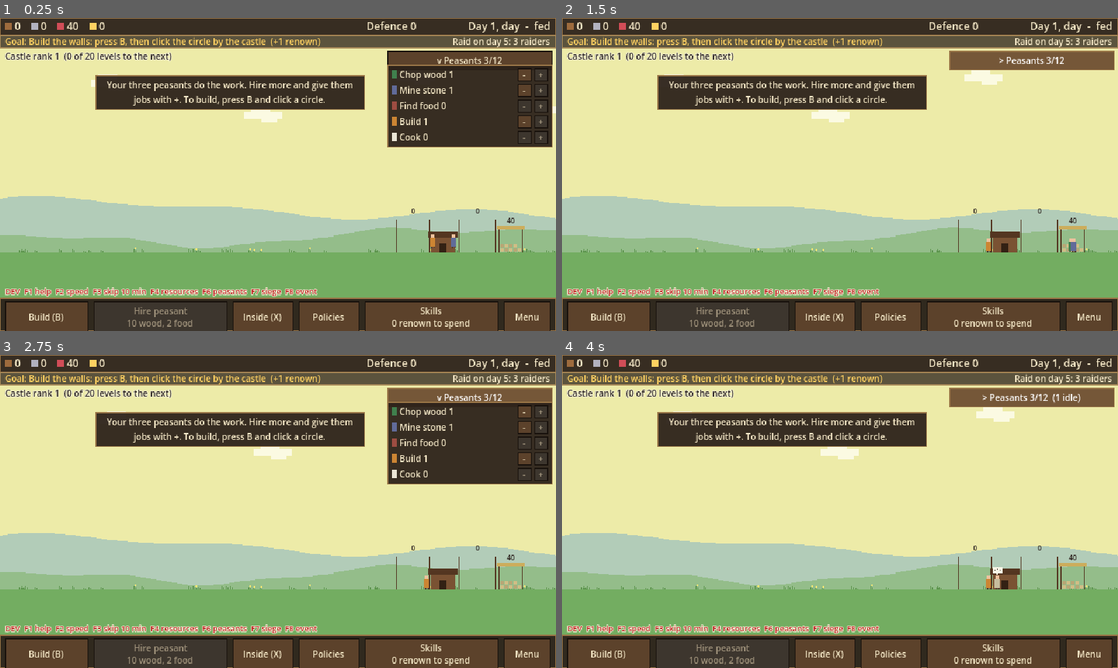
Above: before the commit, frames 1-4 (two rows, left to right).
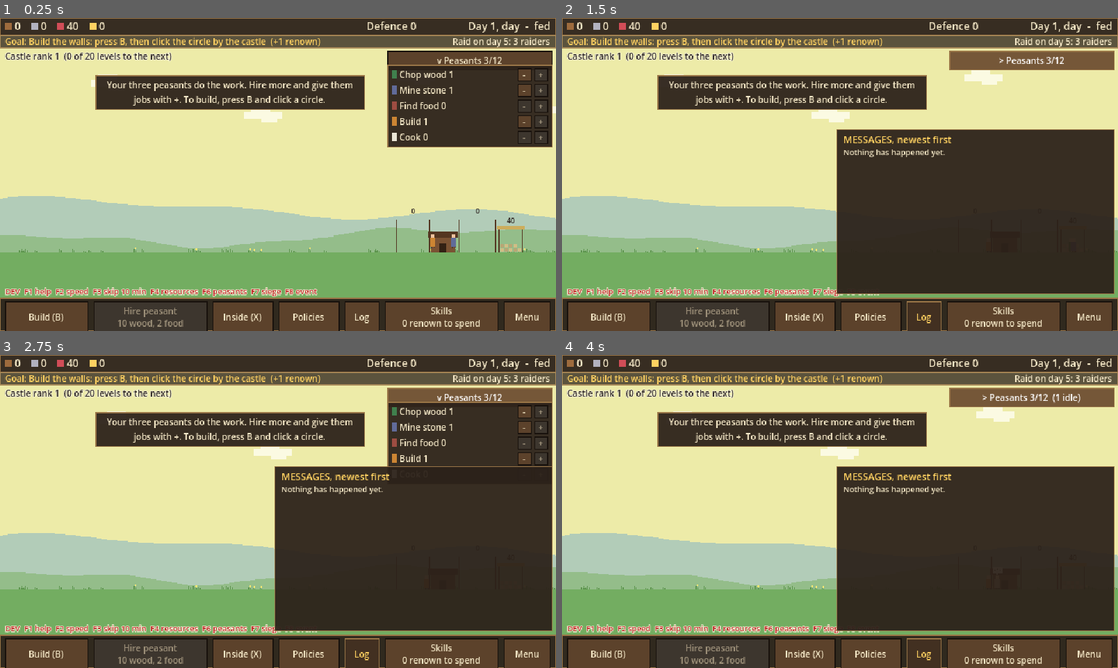
Above: after the commit, the same moments.

Repository: henrikmoepe-del/basebygger
Game: Godot game, scene res://scenes/main.tscn
Two runs of this game, one before a commit and one after it. Both use one fixed random seed, a clock stepped at 60 frames per second and the inputs below.
Inputs (mouse positions are in pixels of both pictures, inside the frame that each line leads up to):
- Up to frame 1 (0.25 s): no input
- Up to frame 2 (1.5 s): click (923, 318) at 0.5 s, where only the run after the commit has a clickable "Log"; click "v Peasants 3/12" at 1.25 s
- Up to frame 3 (2.75 s): click "> Peasants 3/12" at 2 s
- Up to frame 4 (4 s): click "-" at 2.75 s; click "v Peasants 3/12 (1 idle)" at 3.5 s

The runs differ from the first frame. In frame 1, 1.7% of the frame differs, in the area x 21-87%, y 90-100%; in frame 2, 28%, in the area x 21-100%, y 35-100%; in frame 3, 27%; in frame 4, 28%.

Commit message:
Message log: the Log button lists the last 30 messages with their day, saved with the game
Co-Authored-By: Claude Opus 5.5 <noreply@anthropic.com>
Claude-Session: https://claude.ai/code/session_01Wsv7LZNopCGMDHk4p6tRWt

Diff:
--- a/scenes/main.tscn
+++ b/scenes/main.tscn
@@ -351,6 +351,16 @@
 theme_override_font_sizes/font_size = 10
 text = "Policies"
 
+[node name="LogButton" type="Button" parent="HUD/BottomBar/Actions"]
+unique_name_in_owner = true
+custom_minimum_size = Vector2(40, 0)
+layout_mode = 2
+tooltip_text = "The last messages: events, raids, goals."
+focus_mode = 0
+toggle_mode = true
+theme_override_font_sizes/font_size = 10
+text = "Log"
+
 [node name="SkillsButton" type="Button" parent="HUD/BottomBar/Actions"]
 unique_name_in_owner = true
 layout_mode = 2
--- a/scripts/game_state.gd
+++ b/scripts/game_state.gd
@@ -145,6 +145,8 @@
 const FIRST_RANK_UP := 20
 const RANK_UP_STEP := 28
 
+## How many messages the log keeps.
+const LOG_SIZE := 30
 const SAVE_VERSION := 12
 const AUTOSAVE_INTERVAL := 10.0
 const MAX_OFFLINE_SECONDS := 8 * 3600
@@ -201,6 +203,8 @@
 var skills := {}
 ## The events going on now: event id -> seconds left (see EventData).
 var events := {}
+## The last messages, oldest first, each {"day", "text"} (the Log button).
+var messages := []
 ## How many times each event has happened, by id.
 var event_counts := {}
 ## The policies turned on, by id (see PolicyData).
@@ -243,6 +247,7 @@
 	for arg in OS.get_cmdline_user_args():
 		if arg.begins_with("--save="):
 			save_path = arg.trim_prefix("--save=")
+	announced.connect(_log_message)
 	load_game()
 
 
@@ -501,6 +506,14 @@
 	skills_changed.emit()
 
 
+# --- The message log ---
+
+func _log_message(text: String) -> void:
+	messages.append({"day": day, "text": text})
+	if messages.size() > LOG_SIZE:
+		messages.pop_front()
+
+
 # --- Events ---
 
 ## Events on a timetable start on their day; every so often a chance event
@@ -1244,6 +1257,7 @@
 		"skills": skills,
 		"events": events,
 		"event_counts": event_counts,
+		"messages": messages,
 		"policies": policies,
 		"income_rate": income_rate,
 		"job": {
@@ -1298,6 +1312,7 @@
 	skills.clear()
 	events.clear()
 	event_counts.clear()
+	messages.clear()
 	_event_timer = 0.0
 	policies.clear()
 	day = 1
@@ -1370,6 +1385,12 @@
 			# An event the game ends itself (a raid) starts again when its time comes.
 			if EventData.EVENTS.has(id) and not EventData.EVENTS[id].get("until_done", false):
 				events[id] = clampf(float(saved_events[id]), 0.0, EventData.EVENTS[id].lasts)
+	messages.clear()
+	var saved_messages: Variant = data.get("messages")
+	if saved_messages is Array:
+		for message: Variant in saved_messages.slice(-LOG_SIZE):
+			if message is Dictionary and message.get("text") is String:
+				messages.append({"day": int(message.get("day", 1)), "text": message.text})
 	event_counts.clear()
 	var saved_counts: Variant = data.get("event_counts")
 	if saved_counts is Dictionary:
--- a/scripts/hud.gd
+++ b/scripts/hud.gd
@@ -45,6 +45,7 @@
 @onready var defend_button: Button = %DefendButton
 @onready var skills_button: Button = %SkillsButton
 @onready var policies_button: Button = %PoliciesButton
+@onready var log_button: Button = %LogButton
 @onready var menu_button: Button = %MenuButton
 @onready var menu_panel: Panel = %MenuPanel
 @onready var night_button: Button = %NightButton
@@ -73,12 +74,16 @@
 var _policy_panel := Panel.new()
 ## Policy id -> its on/off Button.
 var _policy_buttons := {}
+## The message log: the last messages, newest first.
+var _log_panel := Panel.new()
+var _log_text := Label.new()
 
 
 func _ready() -> void:
 	_make_room_picker()
 	_make_keep_card()
 	_make_policy_panel()
+	_make_log_panel()
 	var theme := UiTheme.build()
 	for child in get_children():
 		if child is Control:
@@ -111,6 +116,10 @@
 	policies_button.toggled.connect(func(on: bool) -> void:
 		_policy_panel.visible = on
 		_refresh())
+	log_button.toggled.connect(func(on: bool) -> void:
+		_log_panel.visible = on
+		_refresh_log())
+	GameState.announced.connect(func(_text: String) -> void: _refresh_log())
 	jobs_toggle.pressed.connect(func() -> void:
 		jobs_panel.visible = not jobs_panel.visible
 		_refresh())
@@ -282,6 +291,35 @@
 	_policy_panel.position = Vector2(320 - _policy_panel.size.x / 2.0, 318 - _policy_panel.size.y)
 
 
+## The log panel, above the bottom bar on the right.
+func _make_log_panel() -> void:
+	_log_panel.hide()
+	_log_panel.size = Vector2(320, 190)
+	_log_panel.position = Vector2(636 - _log_panel.size.x, 318 - _log_panel.size.y)
+	add_child(_log_panel)
+	var title := Label.new()
+	title.text = "MESSAGES, newest first"
+	title.position = Vector2(8, 4)
+	title.add_theme_color_override("font_color", UiTheme.GOLD)
+	_log_panel.add_child(title)
+	_log_text.position = Vector2(8, 20)
+	_log_text.size = Vector2(_log_panel.size.x - 16, _log_panel.size.y - 24)
+	_log_text.autowrap_mode = TextServer.AUTOWRAP_WORD_SMART
+	_log_text.clip_text = true
+	_log_text.add_theme_font_size_override("font_size", 9)
+	_log_panel.add_child(_log_text)
+
+
+func _refresh_log() -> void:
+	if not _log_panel.visible:
+		return
+	var lines: PackedStringArray = []
+	for i in range(GameState.messages.size() - 1, -1, -1):
+		var message: Dictionary = GameState.messages[i]
+		lines.append("Day %d   %s" % [message.day, message.text])
+	_log_text.text = "\n".join(lines) if not lines.is_empty() else "Nothing has happened yet."
+
+
 func _picker_button(text: String) -> Button:
 	var button := Button.new()
 	button.text = text
--- a/tests/screenshot.gd
+++ b/tests/screenshot.gd
@@ -27,6 +27,7 @@
 	"badger_close": {"levels": {"walls": 1}, "part": "", "camera": [1095, 5, 6.0], "shots": 2, "events": ["badger"]},
 	"badger_hover": {"levels": {"walls": 1}, "part": "", "camera": [1068, -45, 2.0], "shots": 1, "events": ["badger"], "mouse": [388, 172]},
 	"policies": {"levels": {"walls": 2}, "part": "", "camera": [100, 0, 1.0], "shots": 1, "policies": ["rations"]},
+	"log": {"levels": {"walls": 2}, "part": "", "camera": [100, 0, 1.0], "shots": 1, "events": ["badger", "raid"], "log": true},
 	"rooms_picker": {"levels": {"walls": 3, "keep": 2}, "part": "", "camera": [-205, 10, 1.5], "shots": 1, "picker": true},
 	"gate": {"levels": {"walls": 2}, "part": "gate", "camera": [30, -40, 2.0], "shots": 5},
 	"tavern": {"levels": {"walls": 1}, "part": "tavern", "camera": [1170, -45, 2.0], "shots": 5},
@@ -106,6 +107,8 @@
 		current_scene.get_node("HUD").policies_button.button_pressed = true
 	for event: String in plan.get("events", []):
 		gs.start_event(event)
+	if plan.get("log", false):
+		current_scene.get_node("HUD").log_button.button_pressed = true
 	if plan.has("mouse"):
 		# The mouse at a point on screen (in the 640x360 view).
 		Input.warp_mouse(Vector2(plan.mouse[0], plan.mouse[1]) * 2.0)
--- a/tests/test_events.gd
+++ b/tests/test_events.gd
@@ -45,6 +45,9 @@
 	gs.events.clear()
 	gs.load_game()
 	print("after loading: %s" % [gs.events])
+	var last: Dictionary = gs.messages.back()
+	print("last message in the log: day %d, %s" % [last.day, last.text])
+	ok = ok and last.text == EventData.EVENTS.badger.start_text
 	ok = ok and gs.events.has("badger") and is_equal_approx(gs.events.badger, 30.0)
 
 	# It runs out by itself (the time is spent in the game's own clock).
